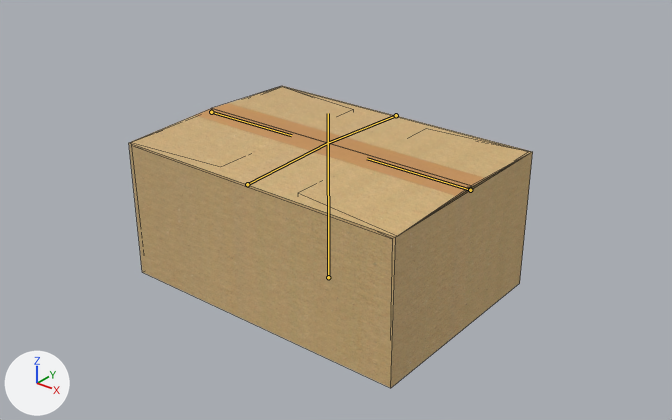
The Blender file Assets/Main/Item/Cardbox/CardBox.blend as it was, and as the next commit left it.
Camera for both pictures: a camera (50 mm lens) standing at (0.525, -0.645, 0.48) and looking at (0.009, 0.0, 0.08). The axes (+X, +Y, +Z) are drawn at lower left. The lights are the same throughout. Both versions are drawn at frame 1 of the action 'Open'; the numbers are the values there. The bones that bend it are drawn over the model as lines. Mesh edges are drawn as thin lines.

Objects in the first picture: 'CardBox'.
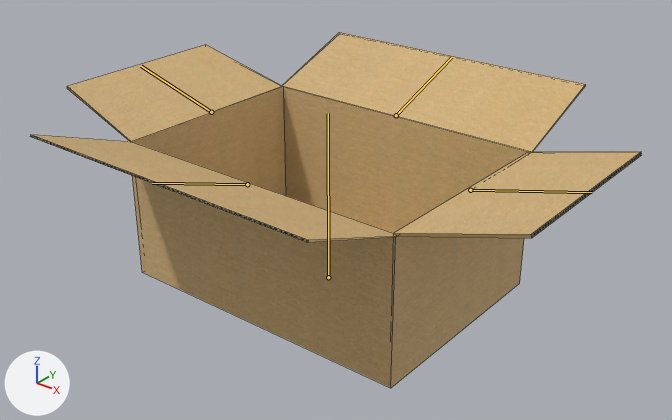
The change, as a diff of the scene's bpy script:
```diff
--- a/Assets/Main/Item/Cardbox/CardBox.blend.py
+++ b/Assets/Main/Item/Cardbox/CardBox.blend.py
@@ bone_bone_l @@
 bone_bone_l = bpy.data.objects['Armature'].pose.bones['Bone.L']  # child of 'Root'
 # the file stores axis and angle; both turns are given as XYZ angles
-bone_bone_l.rotation_euler = (-1.571, 0.0, 0.0)  # degrees (-90, 0, 0)
+bone_bone_l.rotation_euler = (1.309, 0.0, 0.0)  # degrees (75, 0, 0)
@@ bone_bone_f @@
 bone_bone_f = bpy.data.objects['Armature'].pose.bones['Bone.F']  # child of 'Root'
 # the file stores axis and angle; both turns are given as XYZ angles
-bone_bone_f.rotation_euler = (-1.536, 0.0, 0.0)  # degrees (-88, 0, 0)
+bone_bone_f.rotation_euler = (1.222, 0.0, 0.0)  # degrees (70, 0, 0)
```

Where the change shows, as pixel boxes [x1, y1, x2, y2] in the pictures (672 x 420 px):
'CardBox', posed (51% wider, 18% taller)
    before: [129, 86, 533, 388]
    after: [30, 32, 642, 388]
bone 'Bone.L', root to tip
    before: (470, 190) to (367, 158)
    after: (470, 190) to (592, 192)
bone 'Bone.F', root to tip
    before: (247, 184) to (328, 143)
    after: (247, 184) to (152, 183)
